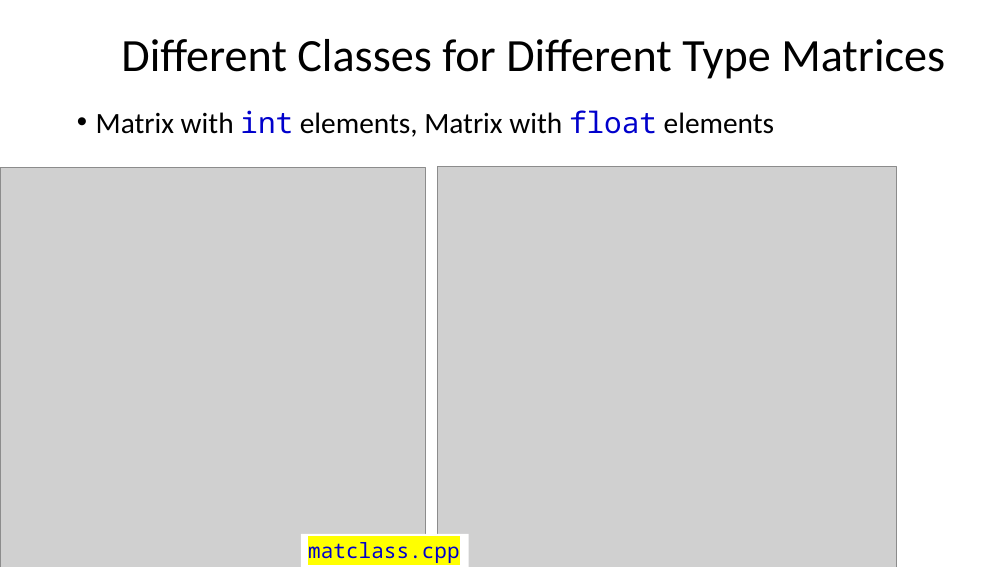
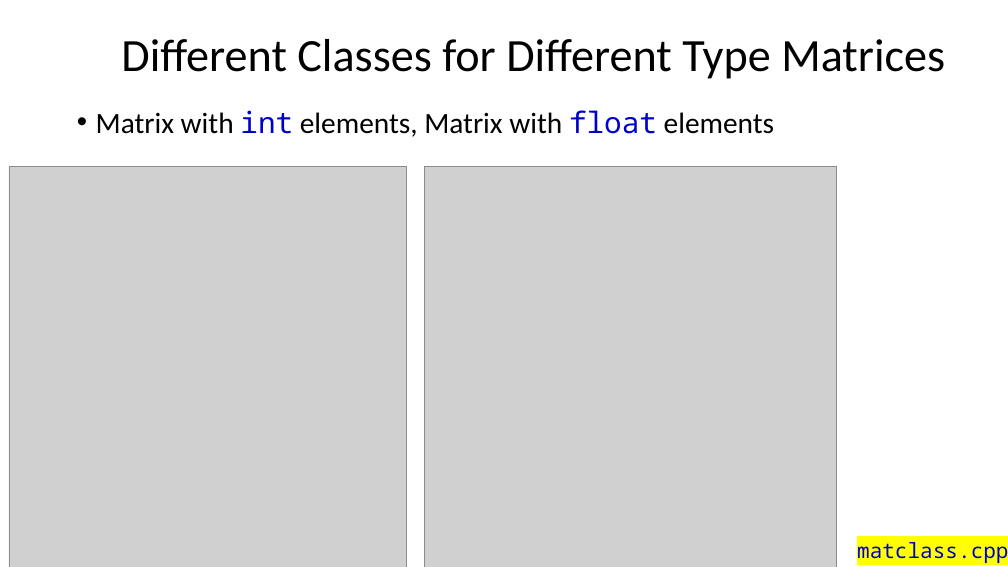
Before and after one commit to ShiqiYu/CPP, a slide deck: slide 5 of week13/Lecture13.pptx. Drawn at 1008x567 pixels with LibreOffice and Linux fonts; fonts in the diff are those of the drawing; grey boxes stand for pictures; background and template pictures are left out. Boxes give left, top, right and bottom in pixels: in the first picture for what was removed or moved away, otherwise in the second. Text is boxed around its words. In the diff, an @@ line names an element or a change of style, - is before the commit and + after.

```diff
--- a/week13/Lecture13.pptx
+++ b/week13/Lecture13.pptx
@@ picture: place and size @@
-picture at box(0, 167, 425, 567)
+picture at box(9, 166, 406, 567)
@@ picture: place and size @@
-picture at box(438, 166, 897, 567)
+picture at box(425, 166, 837, 567)
@@ rectangle "matclass.cpp": place and size @@
-rectangle "matclass.cpp" at box(301, 534, 469, 567)
+rectangle "matclass.cpp" at box(850, 534, 1008, 567)
```
Also in this commit, not shown: 1 other slide changed, 3 slides added, 1 other file.
